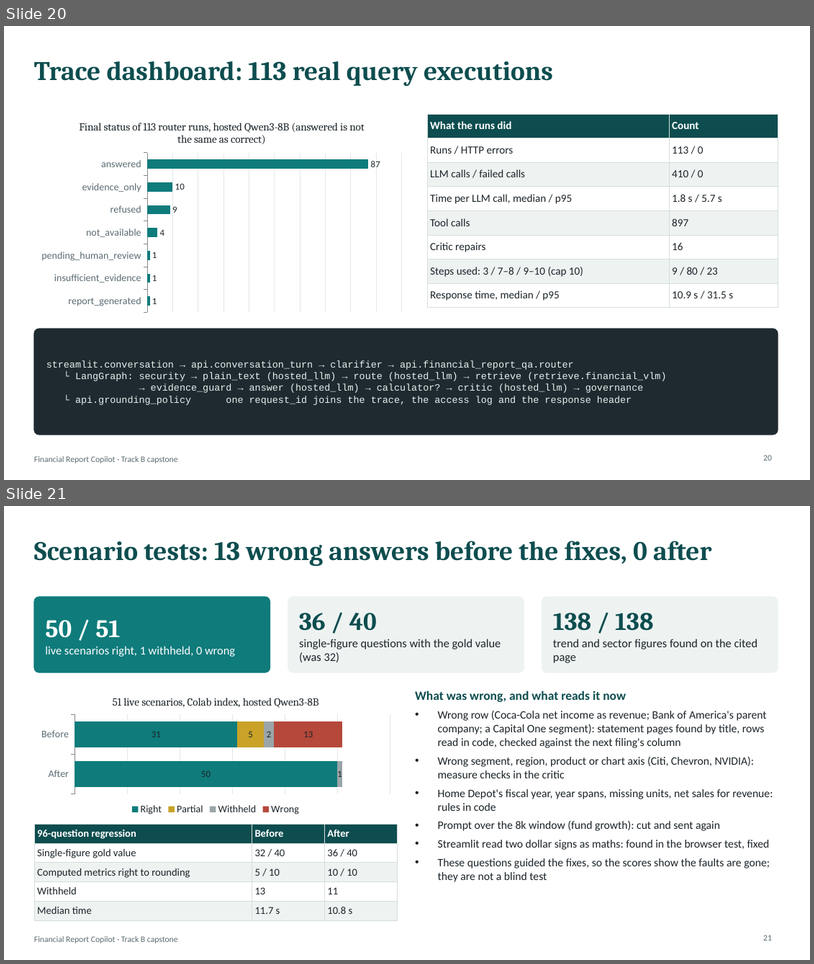
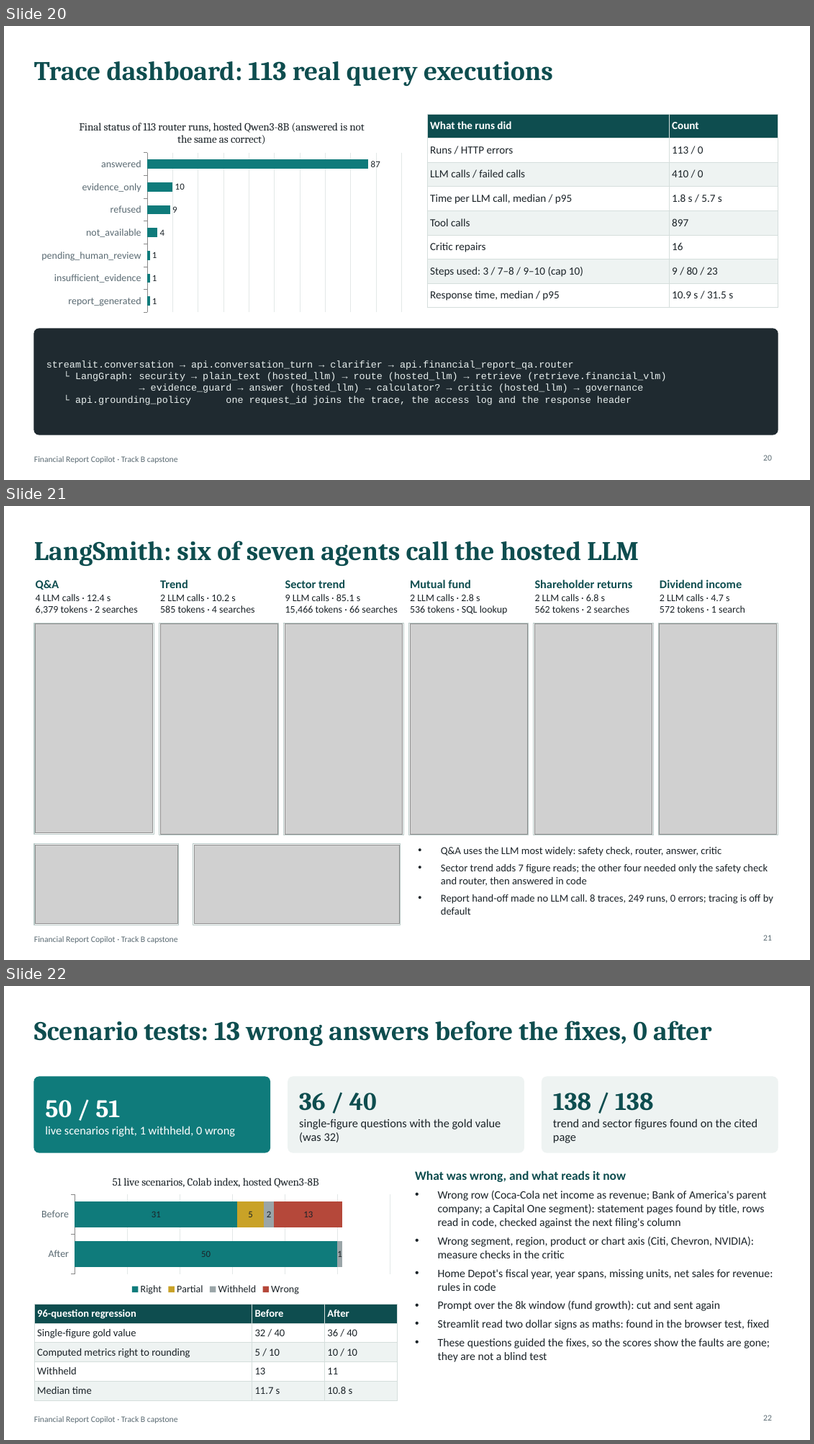
Before and after one commit to rama159065/Capstone, a slide deck: Financial_Report_Copilot_Technical_Deck.pptx. Shown one above the other, each under a label of ours: slides 20 and 21 before the commit, slides 20, 21 and 22 after it. The pictures are 814x964 and 814x1444 pixels, drawn with LibreOffice and Linux fonts; fonts in the diff are those of the drawing; grey boxes stand for pictures. Boxes give left, top, right and bottom in pixels: in the first picture for what was removed or moved away, otherwise in the second. Text is boxed around its words. In the diff, an @@ line names an element or a change of style, - is before the commit and + after.

```diff
--- a/Financial_Report_Copilot_Technical_Deck.pptx
+++ b/Financial_Report_Copilot_Technical_Deck.pptx
@@ slide 21 added at (4,506,810,960), background #FFFFFF; not listed: 1 template element that a slide beside it also shows @@
@@ title added at (34,541,639,566), 32 pt, text #0E4D4F, bold @@
+LangSmith: six of seven agents call the hosted LLM
@@ text added at (36,579,137,614), 12 pt, text #1B2328 @@
+Q&A
+4 LLM calls · 12.4 s
+6,379 tokens · 2 searches
@@ text added at (160,579,255,613), 12 pt, text #1B2328 @@
+Trend
+2 LLM calls · 10.2 s
+585 tokens · 4 searches
@@ text added at (286,579,397,614), 12 pt, text #1B2328 @@
+Sector trend
+9 LLM calls · 85.1 s
+15,466 tokens · 66 searches
@@ text added at (410,579,508,615), 12 pt, text #1B2328 @@
+Mutual fund
+2 LLM calls · 2.8 s
+536 tokens · SQL lookup
@@ text added at (535,579,633,613), 12 pt, text #1B2328 @@
+Shareholder returns
+2 LLM calls · 6.8 s
+562 tokens · 2 searches
@@ text added at (660,579,746,613), 12 pt, text #1B2328 @@
+Dividend income
+2 LLM calls · 4.7 s
+572 tokens · 1 search
@@ rectangle added at (34,623,154,834), fill #FFFFFF, outline #B9C9C7 1 pt @@
@@ picture added at (36,624,153,833) @@
@@ rectangle added at (159,623,278,835), fill #FFFFFF, outline #B9C9C7 1 pt @@
@@ picture added at (160,624,278,834) @@
@@ rectangle added at (284,623,404,835), fill #FFFFFF, outline #B9C9C7 1 pt @@
@@ picture added at (286,624,403,834) @@
@@ rectangle added at (409,623,529,835), fill #FFFFFF, outline #B9C9C7 1 pt @@
@@ picture added at (410,624,527,834) @@
@@ rectangle added at (534,623,653,835), fill #FFFFFF, outline #B9C9C7 1 pt @@
@@ picture added at (535,624,653,834) @@
@@ rectangle added at (658,623,778,835), fill #FFFFFF, outline #B9C9C7 1 pt @@
@@ picture added at (661,624,778,834) @@
@@ rectangle added at (34,844,179,924), fill #FFFFFF, outline #B9C9C7 1 pt @@
@@ picture added at (36,845,178,924) @@
@@ rectangle added at (193,844,401,924), fill #FFFFFF, outline #B9C9C7 1 pt @@
@@ picture added at (195,845,399,924) @@
@@ text added at (441,847,774,914), 12.5 pt, text #1B2328 @@
+• Q&A uses the LLM most widely: safety check, router, answer, critic
+• Sector trend adds 7 figure reads; the other four needed only the safety check and router, then answered in code
+• Report hand-off made no LLM call. 8 traces, 249 runs, 0 errors; tracing is off by default
@@ page number added at (764,934,772,940), 10 pt, text #5B6B73 @@
+21
@@ what was slide 21 is now slide 22 @@
@@ page number at (764,1414,772,1420): text changed @@
-21
+22
```
Also in this commit, not shown: 1 other file.
